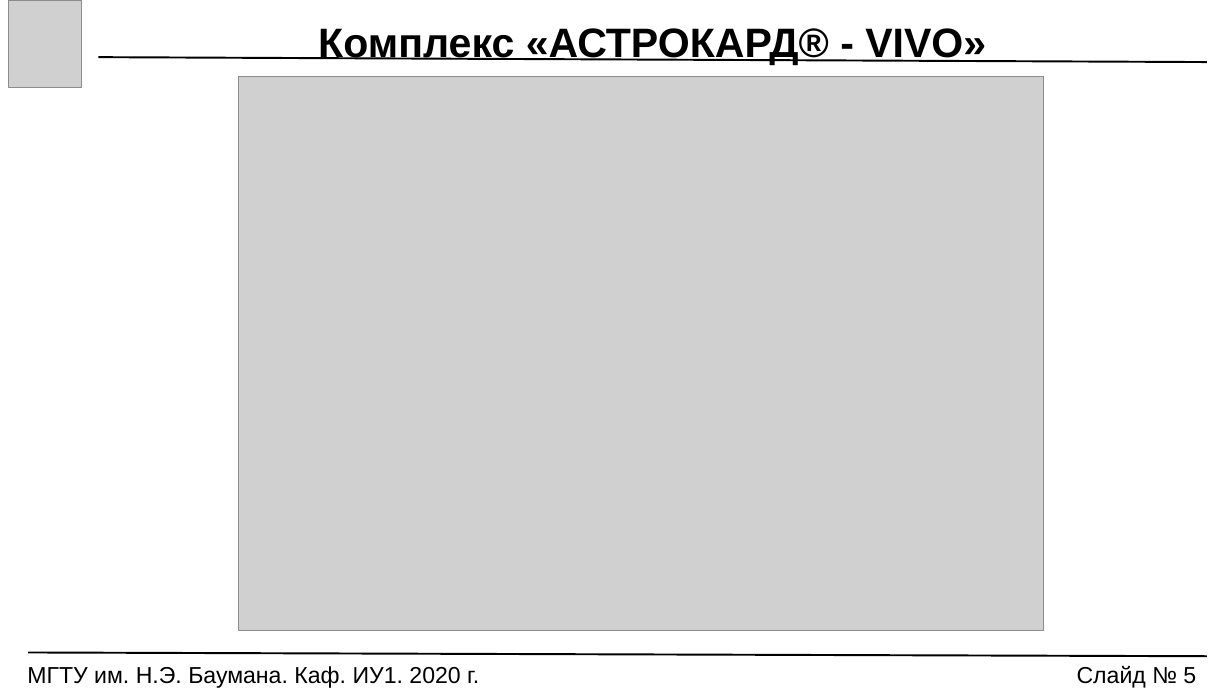
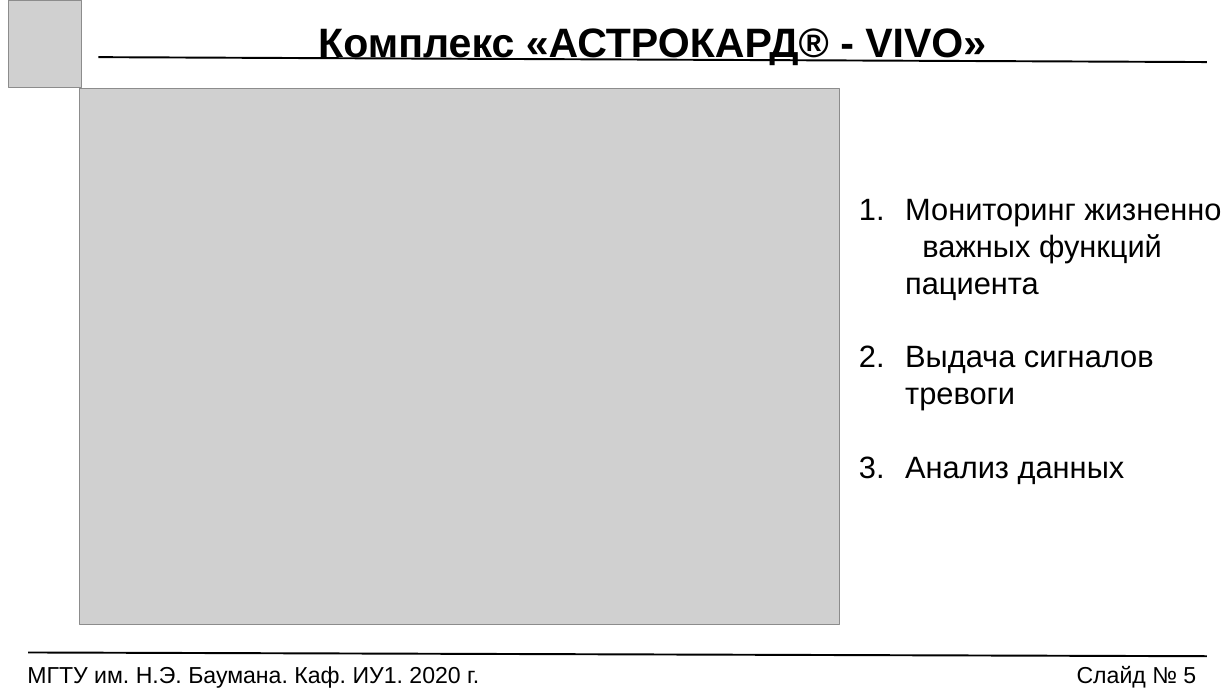
Before and after one commit to Markus85666/Graduation-Qualification-Work, a slide deck: slide 5 of РЕЧЬ_ПРЕЗЕНТАЦИЯ/VKR_Prezentatsia.pptx. Drawn at 1232x693 pixels with LibreOffice and Linux fonts; fonts in the diff are those of the drawing; grey boxes stand for pictures. Boxes give left, top, right and bottom in pixels: in the first picture for what was removed or moved away, otherwise in the second. Text is boxed around its words. In the diff, an @@ line names an element or a change of style, - is before the commit and + after.

```diff
--- a/РЕЧЬ_ПРЕЗЕНТАЦИЯ/VKR_Prezentatsia.pptx
+++ b/РЕЧЬ_ПРЕЗЕНТАЦИЯ/VKR_Prezentatsia.pptx
@@ picture: place and size @@
-picture at bbox=[238, 76, 1043, 630]
+picture at bbox=[79, 89, 840, 625]
@@ text added at bbox=[905, 198, 1221, 484], 24 pt, text #000000 @@
+1. Мониторинг жизненно важных функций пациента
+2. Выдача сигналов тревоги
+3. Анализ данных
```
Also in this commit, not shown: 2 other slides changed, 4 other files.
